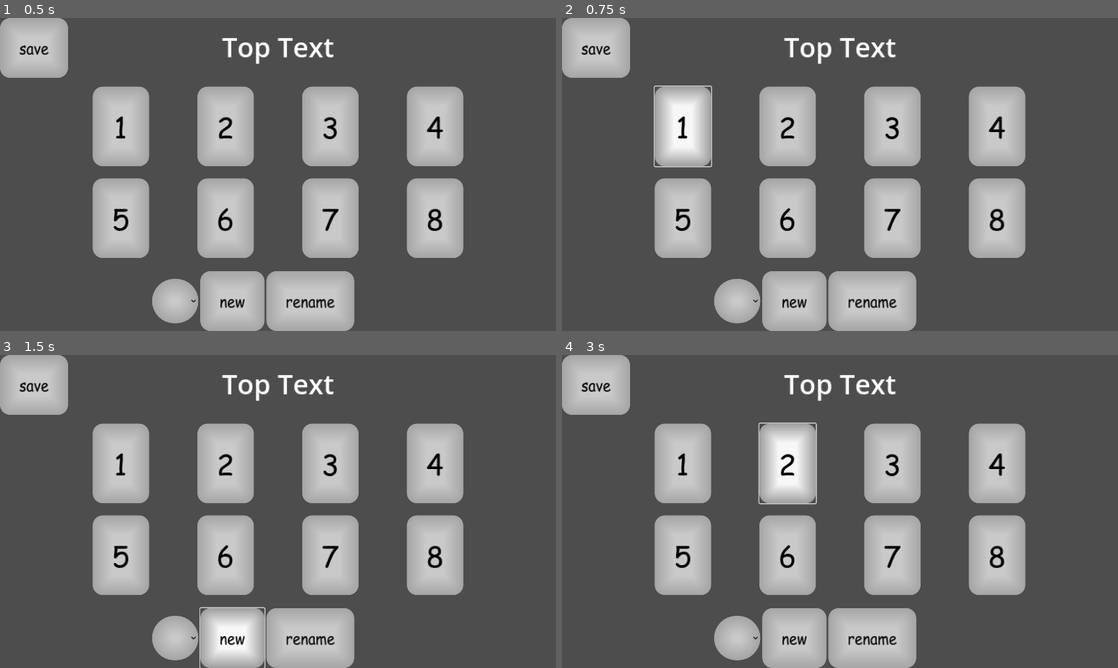
Above: before the commit, frames 1-4 (two rows, left to right).
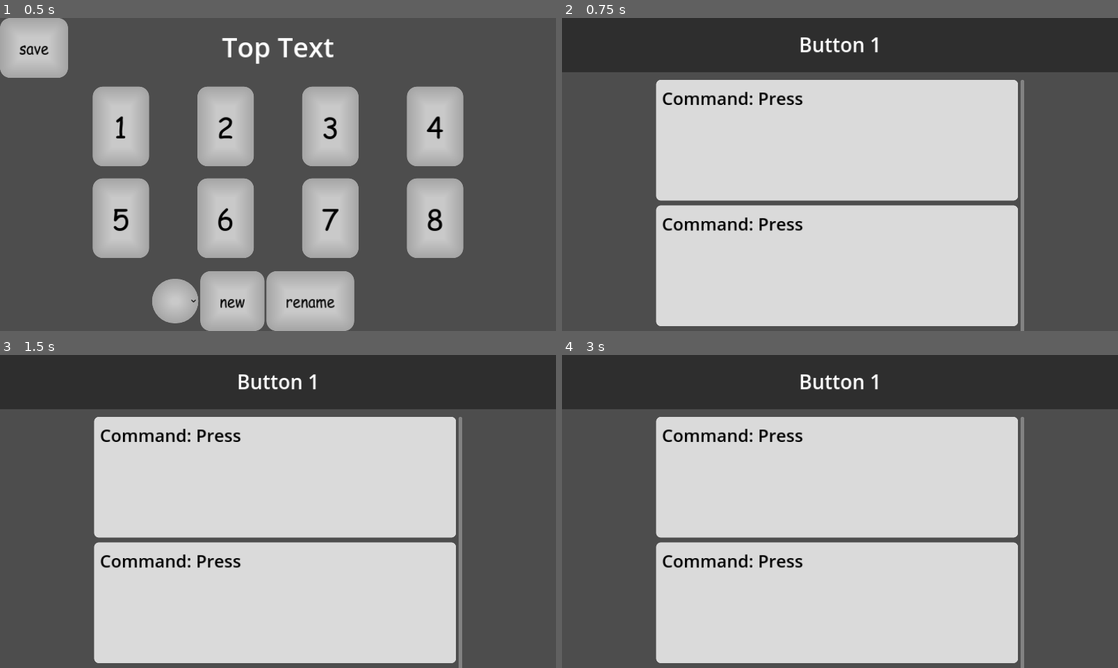
Above: after the commit, the same moments.

Repository: Lucasmoidel/stream-deck-ui
Game: Godot game, scene res://ui.tscn
The game is run twice, just before and just after one commit, with the same random seed, the same clock (stepped at 60 frames per second) and the same inputs. This scene is started directly instead of the project's main scene.
Inputs (mouse positions are in pixels of both pictures, inside the frame that each line leads up to):
- Up to frame 1 (0.5 s): no input
- Up to frame 2 (0.75 s): click "1" at 0.5 s
- Up to frame 3 (1.5 s): click (233, 636) at 1.25 s, where only the run before the commit has a clickable "new"
- Up to frame 4 (3 s): click (795, 636) at 2 s, where only the run before the commit has a clickable "new"; click (789, 464) at 2.75 s, where only the run before the commit has a clickable "2"

Frame 1 is identical in both runs. In frame 2, 63% of the frame differs, in the area x 0-100%, y 0-100%; in frame 3, 63%; in frame 4, 63%.
Error in both runs: Invalid access to property or key 'sku' on a base object of type 'Nil'. (res://HubManager.gd:8)

Commit message:
yessir

Diff:
--- a/HubManager.gd
+++ b/HubManager.gd
@@ -23,3 +23,12 @@
 	print(max)
 	data["profiles"][str(max)] = {"name":("Profile "+str(max)),"1":{},"2":{},"3":{},"4":{},"5":{},"6":{},"7":{},"8":{}}
 	get_tree().reload_current_scene()
+
+
+func _on_profile_button_button_up(button_num):
+	tempSave.cur_button = button_num
+	get_tree().change_scene_to_file("res://button_settings.tscn")
+
+
+func _on_drop_down_item_selected(index):
+	tempSave.cur_profile = index+1
--- a/button_settings.tscn
+++ b/button_settings.tscn
@@ -1,6 +1,7 @@
-[gd_scene load_steps=2 format=3 uid="uid://l3b2v6t66ody"]
+[gd_scene load_steps=3 format=3 uid="uid://l3b2v6t66ody"]
 
 [ext_resource type="PackedScene" uid="uid://car65fl71glxh" path="res://cmd_box.tscn" id="1_3vsg2"]
+[ext_resource type="Script" path="res://handle_commands.gd" id="1_cxfsd"]
 
 [node name="ButtonSettings" type="Control"]
 layout_mode = 3
@@ -9,6 +10,7 @@
 anchor_bottom = 1.0
 grow_horizontal = 2
 grow_vertical = 2
+script = ExtResource("1_cxfsd")
 
 [node name="scroll" type="ScrollContainer" parent="."]
 layout_direction = 1
@@ -18,7 +20,9 @@
 anchor_top = 0.157407
 anchor_right = 0.831163
 anchor_bottom = 1.15895
+offset_left = 0.5
 offset_top = 26.0
+offset_right = 0.5
 offset_bottom = 26.0
 grow_horizontal = 2
 grow_vertical = 2
--- a/file_save.gd
+++ b/file_save.gd
@@ -1,3 +1,6 @@
 extends Node
 
+var cur_profile = 0
+var cur_button = 0
+
 var piData
--- /dev/null
+++ b/handle_commands.gd
@@ -0,0 +1,15 @@
+extends Control
+
+@onready var tempSave = $"/root/FileSave"
+
+var profile_data
+
+# Called when the node enters the scene tree for the first time.
+func _ready():
+	profile_data = tempSave.piData["profiles"][str(tempSave.cur_profile)]
+	$bg/info.set_text("Button "+str(tempSave.cur_button+1)+" - Profile "+str(tempSave.cur_profile+1))
+
+
+# Called every frame. 'delta' is the elapsed time since the previous frame.
+func _process(delta):
+	pass
--- a/ui.tscn
+++ b/ui.tscn
@@ -132,4 +132,6 @@
 horizontal_alignment = 1
 vertical_alignment = 1
 
+[connection signal="button_up" from="GridContainer/1" to="." method="_on_profile_button_button_up" binds= [0]]
+[connection signal="item_selected" from="options/drop down" to="." method="_on_drop_down_item_selected"]
 [connection signal="button_up" from="options/new" to="." method="_on_new_button_up"]
